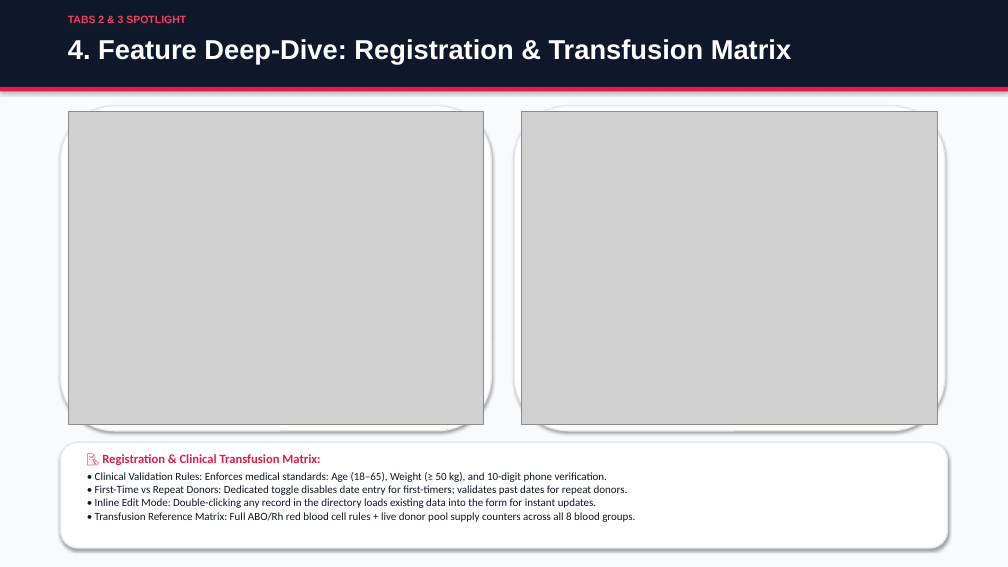
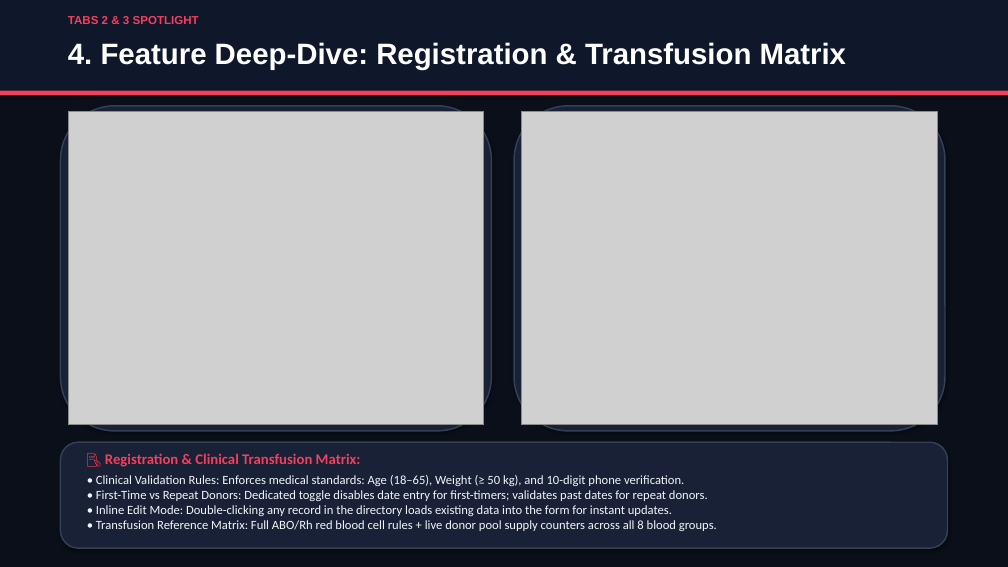
Before and after one commit to raghavmaheshwari-web/Blood-Bridge, a slide deck: slide 5 of BloodBridge_Presentation.pptx. Drawn at 1008x567 pixels with LibreOffice and Linux fonts; fonts in the diff are those of the drawing; grey boxes stand for pictures. Boxes give left, top, right and bottom in pixels: in the first picture for what was removed or moved away, otherwise in the second. Text is boxed around its words. In the diff, an @@ line names an element or a change of style, - is before the commit and + after.

Commit message:
Refine architecture diagram margins, update PDF report, and push dark mode slide deck

```diff
--- a/BloodBridge_Presentation.pptx
+++ b/BloodBridge_Presentation.pptx
@@ background #F8FAFC to #0B0F19 @@
@@ rectangle resized from (x1=0, y1=0, x2=1008, y2=87) to (x1=0, y1=0, x2=1008, y2=91) @@
@@ text "TABS 2 & 3 SPOTLIGHT" at (x1=68, y1=16, x2=199, y2=24): size 10 to 11 pt @@
@@ text "4. Feature Deep-Dive: Registration & ..." at (x1=68, y1=42, x2=846, y2=70): size 26 to 28 pt @@
@@ rectangle moved from (x1=0, y1=87, x2=1008, y2=91) to (x1=0, y1=91, x2=1008, y2=95) @@
@@ rectangle at (x1=0, y1=91, x2=1008, y2=95): fill #E11D48 to #F43F5E @@
@@ fill #FFFFFF to #182136; outline #E2E8F0 1.2 pt to #334155 1.4 pt in 3 elements at (x1=514, y1=106, x2=945, y2=431), (x1=60, y1=442, x2=948, y2=548), (x1=60, y1=106, x2=492, y2=431) @@
@@ text "📝 Registration & Clinical Transfusion ..." at (x1=96, y1=453, x2=717, y2=531): size 12 to 14 pt, text colour #E11D48 to #F43F5E in "📝 Registration & Clinical Transfusion Matrix:"; size 10.5 to 12 pt, text colour #0F172A to #F1F5F9; more space between paragraphs @@
```
Also in this commit, not shown: 5 other slides changed, 5 other files.
